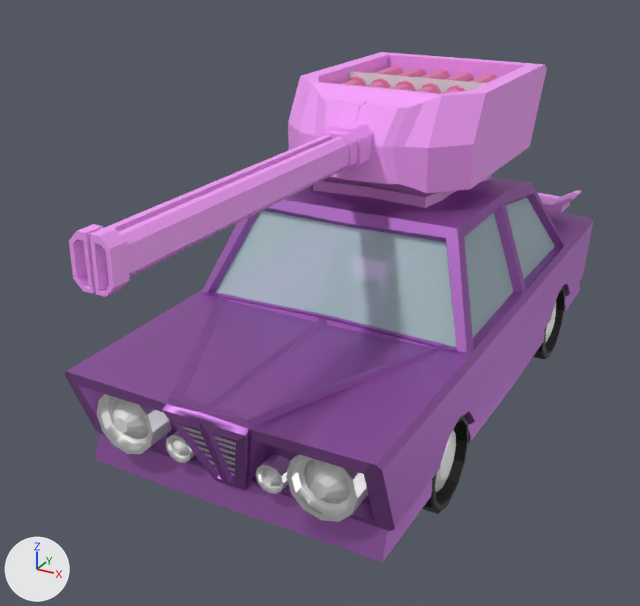
Before and after pictures for a commit that changed the FBX model Assets/Models/ShaunCar.fbx.
One viewpoint serves both versions: a 50 mm camera at (2.59, -5.79, 3.55) aimed at (-0.15, -0.8, 1.06). Arrows for +X, +Y and +Z are at lower left; the lights stay in place. Where no turn or scale is listed for an object, it has been applied to the vertices. Vertices at the same position are counted once.
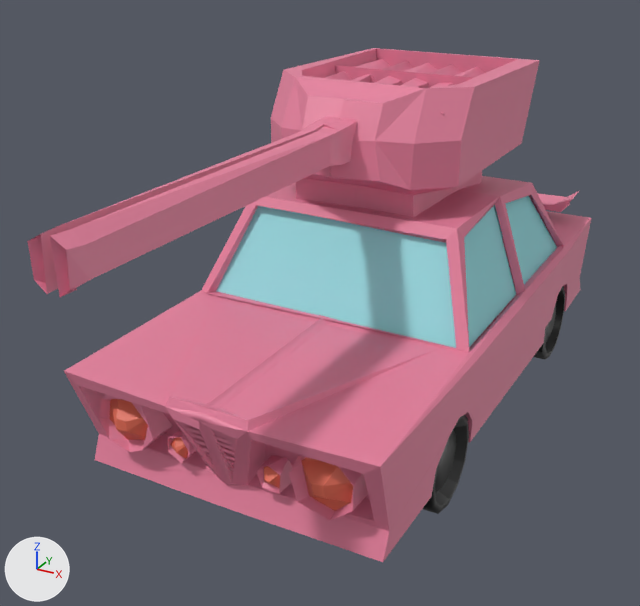
The change, as a list of edits to the scene's bpy script:
```text
Change mat_material_008:
    mat_material_008.base_color: (0.0, 0.0, 0.0) -> (0.314, 0.753, 0.8)  # black #000000 -> cyan #98e1e7
Change mat_material_009:
    mat_material_009.base_color: (0.766, 0.766, 0.766) -> (0.8, 0.154, 0.0924)  # light grey #e3e3e3 -> red #e76d56
Change mat_material:
    mat_material.base_color: (0.8, 0.8, 0.8) -> (0.8, 0.223, 0.345)  # white #e7e7e7 -> pink #e7829f
Change mat_material_006:
    mat_material_006.alpha: 0.683 -> 1.0
    mat_material_006.base_color: (0.562, 0.737, 0.801) -> (0.0, 0.0, 0.0)  # white #c6dfe7 -> black #000000
Change me_cylinder_002:
    where me_cylinder_002.from_pydata(...)  # 108 vertices, 98 faces; spans x -0.496..0.117, y -0.336..0.336, z -0.336..0.336
    used by ob_cylinder_001; location = (0.912, -1.215, 0.359)
    remove me_cylinder_002.materials.append(mat_material_008)  # black #000000
    me_cylinder_002 part 1: all 25 faces that had it switch from mat_material_009 (light grey #e3e3e3) to mat_material_006 (black #000000)
Change me_cylinder_003:
    where me_cylinder_003.from_pydata(...)  # 108 vertices, 98 faces; spans x -0.496..0.117, y 2.094..2.766, z -0.336..0.336
    used by ob_cylinder_002; location = (0.912, -1.215, 0.359)
    remove me_cylinder_003.materials.append(mat_material_008)  # black #000000
    me_cylinder_003 part 2: all 25 faces that had it switch from mat_material_009 (light grey #e3e3e3) to mat_material_006 (black #000000)
Add me_circle_1:
    me_circle_1.from_pydata(...)  # 798 vertices, 974 faces; spans x -1.75..0.4, y -1.04..4.49, z -0.44..1.82
    # faces by material slot: [905, 8, 61]
    me_circle_1.materials.append(mat_material)  # pink #e7829f
    me_circle_1.materials.append(mat_material_008)  # cyan #98e1e7
    me_circle_1.materials.append(mat_material_009)  # red #e76d56
Remove ob_cube_004:
    ob_cube_004 = bpy.data.objects.new('Cube.004', me_cube_004)
    ob_cube_004.location = (0.0, 0.45, 2.223)
Remove ob_cube_003:
    ob_cube_003 = bpy.data.objects.new('Cube.003', me_cube_008)
    ob_cube_003.location = (-0.003, 0.387, 2.168)
Remove ob_body:
    ob_body = bpy.data.objects.new('Body', me_circle)
    ob_body.location = (0.679, -2.329, 0.729)
Remove ob_cylinder_005:
    ob_cylinder_005 = bpy.data.objects.new('Cylinder.005', me_cylinder_012)
    ob_cylinder_005.parent = ob_weapon
    ob_cylinder_005.location = (-0.00295, -1.084, 0.0343)
    ob_cylinder_005.rotation_euler = (1.571, 0.0, 0.0)  # degrees (90, 0, 0)
    ob_cylinder_005.scale = (-0.126, -0.126, -0.126)
Remove ob_cylinder_007:
    ob_cylinder_007 = bpy.data.objects.new('Cylinder.007', me_cylinder_014)
    ob_cylinder_007.location = (-0.509, 0.456, 2.326)
Add ob_circle:
    ob_circle = bpy.data.objects.new('Circle', me_circle_1)
    ob_circle.location = (0.679, -2.329, 0.729)
```

Where the change shows, as pixel boxes [x1, y1, x2, y2] in the pictures (640 x 606 px):
'Circle', added (pink)
    after: [27, 48, 592, 562]
    faces in mat_material (pink #e7829f): [27, 48, 592, 562]
    faces in mat_material_008 (cyan #98e1e7): [216, 196, 557, 348]
    faces in mat_material_009 (red #e76d56): [109, 399, 353, 511]
'Body', deleted
    before: [64, 177, 593, 562]
    faces in mat_material_004 (purple #b070c2): [64, 177, 593, 562]
    faces in mat_material_006 (white #c6dfe7): [215, 198, 555, 348]
    faces in mat_glass (white #ffffff): [97, 394, 368, 522]
    faces in mat_material (white #e7e7e7): [113, 398, 350, 504]
    faces in mat_material_005 (pink #f49eff): [538, 190, 581, 213]
'Cube.003', deleted (pink)
    before: [288, 52, 547, 208]
'Cylinder.005', deleted (pink)
    before: [69, 120, 374, 297]
'Cylinder.001', recoloured, surface changed (grey to black)
    both: [422, 414, 469, 512]
'Cylinder.007', deleted (pink)
    before: [341, 65, 497, 104]
'Cube.004', deleted
    before: [348, 71, 486, 93]
'Cylinder.002', recoloured, surface changed (grey to black)
    both: [533, 286, 565, 358]
part 1 of me_cylinder_002, recoloured (grey to black)
    both: [435, 430, 456, 492]
part 2 of me_cylinder_003, recoloured
    both: [546, 304, 556, 342]
